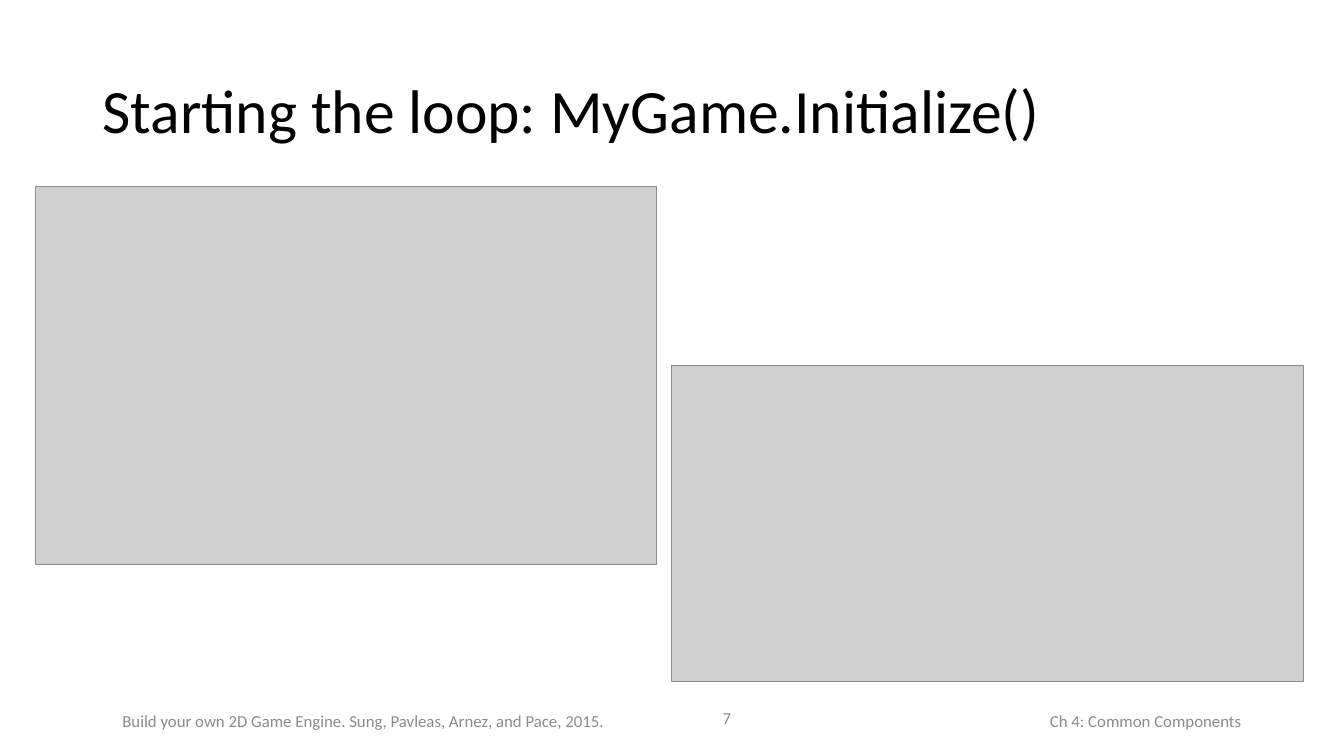
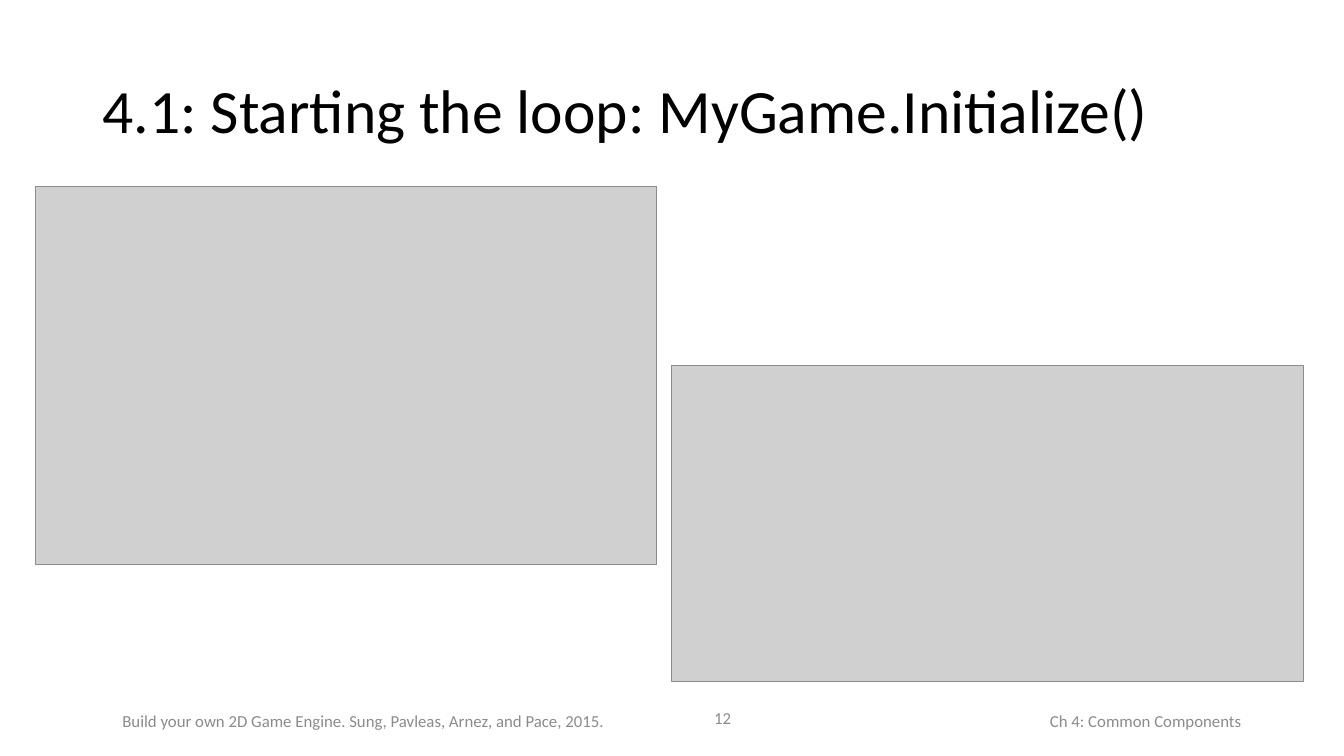
Before and after one commit to HTML5GameEngineGroup/html5engine, a slide deck: slide 12 of BookChapterContent/Slides/Chap4.pptx (slide 7 before the commit). Drawn at 1344x756 pixels with LibreOffice and Linux fonts; fonts in the diff are those of the drawing; grey boxes stand for pictures. Boxes give left, top, right and bottom in pixels: in the first picture for what was removed or moved away, otherwise in the second. Text is boxed around its words. In the diff, an @@ line names an element or a change of style, - is before the commit and + after.

Commit message:
PPT update

```diff
--- a/BookChapterContent/Slides/Chap4.pptx
+++ b/BookChapterContent/Slides/Chap4.pptx
@@ title at <box>102,88,1148,144</box>: text changed @@
-Starting the loop: MyGame.Initialize()
+4.1: Starting the loop: MyGame.Initialize()
@@ page number at <box>714,713,731,724</box>: text changed @@
-7
+12
```
Also in this commit, not shown: 38 other slides changed, 18 slides added, 23 other files.
